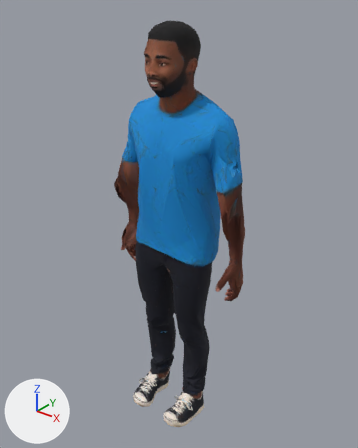
One commit to the glTF model public/assets/meshy/body_m_low.glb: the scene before it, then after it.
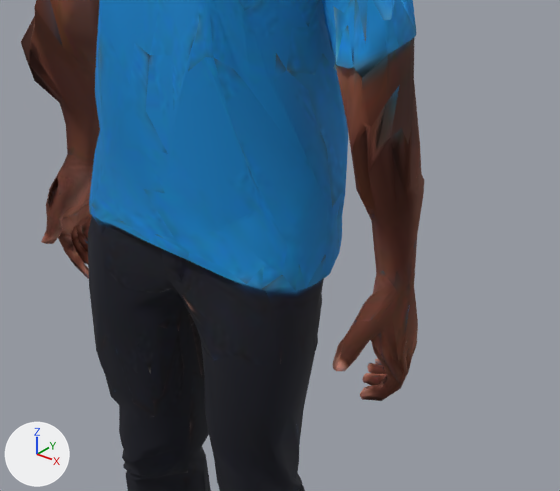
There are two pictures of each version: one whole from a camera (50 mm lens) standing at (1.31, -1.566, 2.056) and looking at (-0.003, 0.075, 1.038), one close up on the part from 30% to 81% of the width and 38% to 74% of the height. Lighting does not change. The marker at lower left points along +X, +Y and +Z. The last two pictures show the newer version. Vertices at exactly the same position are counted once.

Names of what the first close-up shows: 'Meshy_Body'.
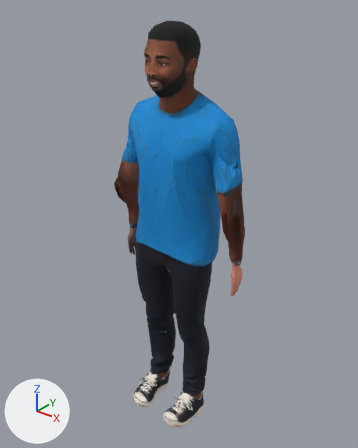
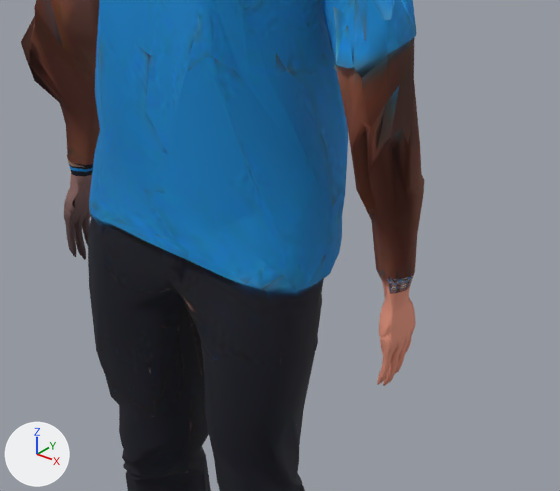
The change, as a list of edits to the scene's bpy script:
```text
Change me_meshy_body:
    used by ob_meshy_body; location = (0.0, 0.0, 0.0)
    remove me_meshy_body.from_pydata(...)  # 3458 vertices, 6950 faces; spans x -0.35..0.36, y -0.16..0.22, z 0.0..1.93
    add me_meshy_body.from_pydata(...)  # 3691 vertices, 7416 faces; spans x -0.35..0.36, y -0.16..0.22, z 0.0..1.93
    me_meshy_body part 1: 19 vertices moved within x 0.29..0.33, y 0.06..0.1, z 0.76..0.93; 222 vertices removed from x 0.27..0.35, y -0.03..0.13, z 0.74..0.95; 319 vertices added at x 0.28..0.34, y 0.05..0.13, z 0.76..0.96
    me_meshy_body part 2: 23 vertices moved from x -0.33..-0.29, y 0.03..0.13, z 0.77..0.95 to x -0.33..-0.29, y 0.05..0.13, z 0.78..0.95; 175 vertices removed from x -0.35..-0.27, y -0.03..0.13, z 0.74..0.95; 311 vertices added at x -0.34..-0.27, y 0.05..0.13, z 0.76..0.96
    me_meshy_body part 3: 5 kept faces spanning x -0.32..0.32, y 0.05..0.1, z 0.78..0.8 get new texture (UV) coordinates
```

What differs and where, as boxes [x1, y1, x2, y2] in the close-ups (560 x 491 px; the box of a moved part takes in the faces that stretch with it):
part 1 of me_meshy_body, moved or reshaped: before [333, 237, 418, 401]; after [371, 218, 417, 386]
part 2 of me_meshy_body, moved or reshaped: before [41, 154, 93, 279]; after [64, 154, 93, 260]
part 3 of me_meshy_body, surface changed: before [65, 243, 83, 262]
